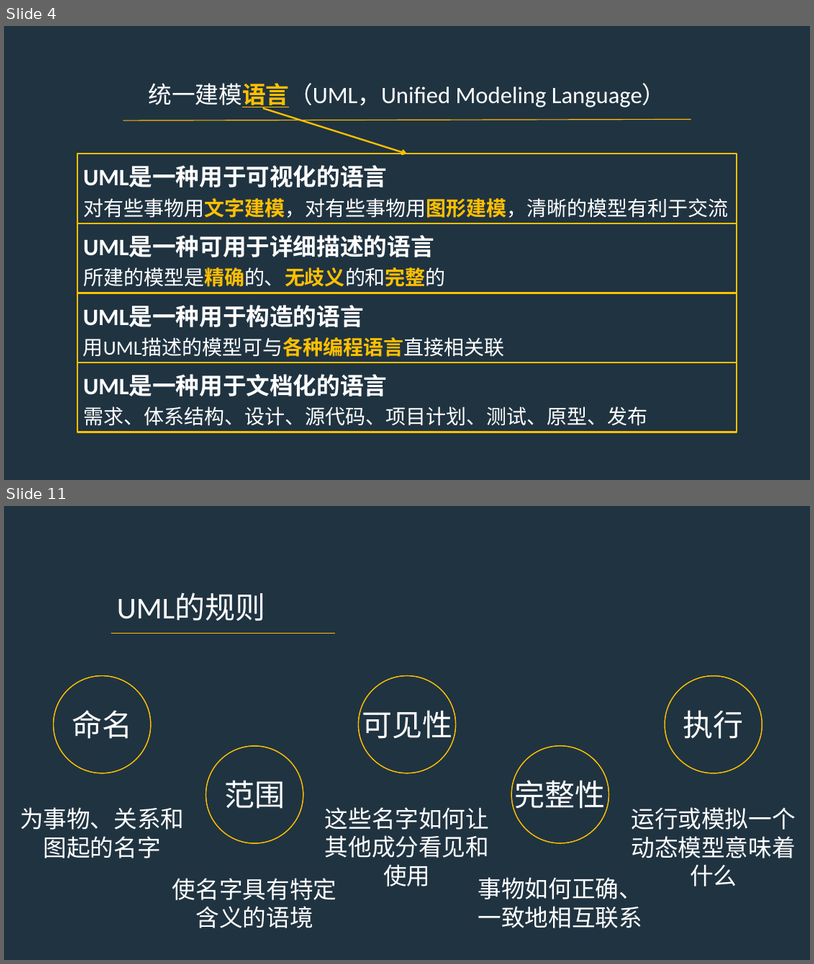
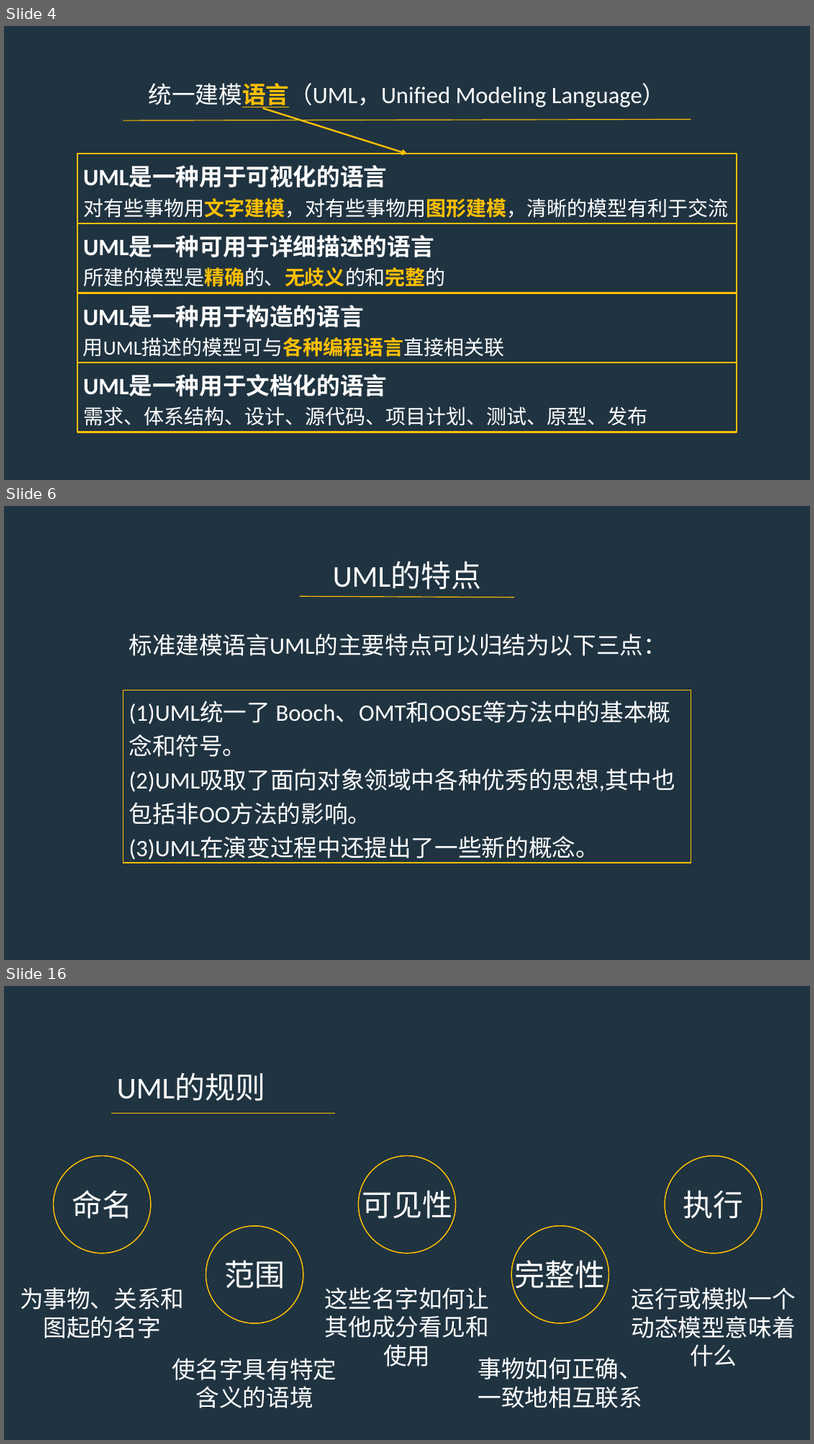
Before and after one commit to PRD2017-G07/G07-teamwork, a slide deck: 0PPT/UML概述.pptx. Shown one above the other, each under a label of ours: slides 4 and 11 before the commit, slides 4, 6 and 16 after it; the slides between them are not shown. The pictures are 814x964 and 814x1444 pixels, drawn with LibreOffice and Linux fonts; fonts in the diff are those of the drawing. Boxes give left, top, right and bottom in pixels: in the first picture for what was removed or moved away, otherwise in the second. Text is boxed around its words. In the diff, an @@ line names an element or a change of style, - is before the commit and + after.

```diff
--- a/0PPT/UML概述.pptx
+++ b/0PPT/UML概述.pptx
@@ slide 6 added at bbox=[4, 506, 810, 960], background #203341 @@
@@ text added at bbox=[333, 561, 482, 590], 36 pt, text #FFFFFF @@
+UML的特点
@@ line added from (300, 596) to (514, 597), #FFC000 1 pt @@
@@ text added at bbox=[129, 633, 668, 656], 28 pt, text #FFFFFF @@
+标准建模语言UML的主要特点可以归结为以下三点：
@@ rectangle added at bbox=[124, 690, 692, 862], outline #FFC000 1 pt, 28 pt, text #FFFFFF @@
+(1)UML统一了 Booch、OMT和OOSE等方法中的基本概念和符号。
+(2)UML吸取了面向对象领域中各种优秀的思想,其中也包括非OO方法的影响。
+(3)UML在演变过程中还提出了一些新的概念。
@@ what was slide 11 is now slide 16 @@
```
Also in this commit, not shown: 8 slides changed, 6 other slides added, 1 slide removed.
